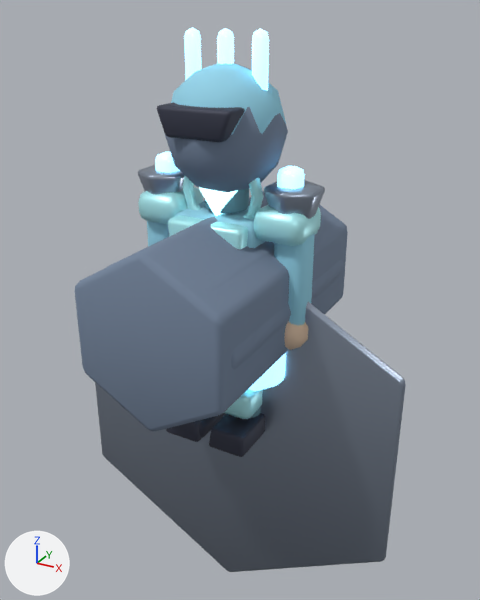
A saved change to the glTF model public/assets/models/characters/frostmage.glb.
Before and after are seen from a 50 mm camera at (1.64, -2.85, 2.23) aimed at (0.01, 0.13, 0.75). Lighting does not change. The marker at lower left points along +X, +Y and +Z. The first picture is the older version. Where no turn or scale is listed for an object, it has been applied to the vertices.

Names of what the first picture shows: 'LOD1_PROXY_body', 'LOD2_PROXY_body', 'LOD2_PROXY_head', 'arm.R', 'bootToe.R', 'crest.iceHead', 'helmetBrow', 'shoulder.L', 'shoulder.R', 'shoulderCap.1', 'torsoShell', 'weapon.shaft' and 17 more.
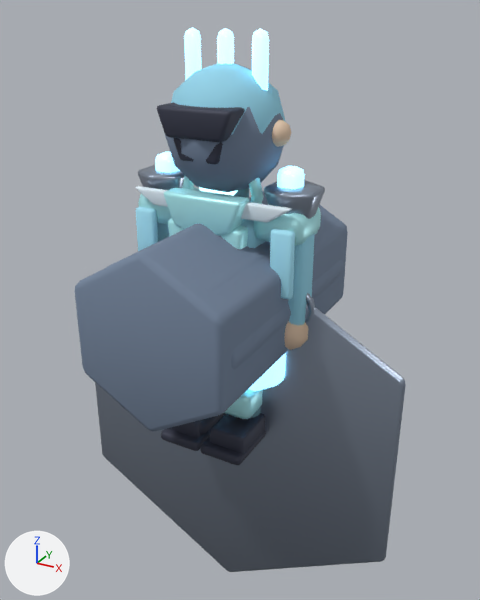
Where the change shows, as pixel boxes [x1, y1, x2, y2] in the pictures (480 x 600 px):
'collarFront', added (cyan): after [164, 187, 250, 236]
'armPanel.R', added (cyan): after [270, 229, 295, 299]
'allyShoulderTrim', added (pale blue): after [136, 186, 292, 223]
'armPanel.L', added (cyan): after [136, 207, 158, 251]
'bootSole.R', added: after [200, 430, 266, 465]
'bootSole.L', added: after [161, 416, 224, 451]
'ear.R', added: after [272, 120, 291, 147]
'chinGuard', added: after [173, 138, 223, 165]
'wristBand.R', added (mostly hidden): after [305, 293, 315, 324]
'shoulder.L', unchanged, covered by the edit: before [138, 187, 203, 224]; after [138, 187, 200, 224]

The edits, one by one:
Material 'MAT_frostmage_snow' (mat_mat_frostmage_snow) is new.
Its base color is (0.78, 0.9, 0.98) (pale blue #e5f3fd).
Its roughness is 0.72.
Material 'MAT_frostmage_clothLight' (mat_mat_frostmage_clothlight) is new.
Its base color is (0.404, 0.829, 1.0) (cyan #aaebff).
Its roughness is 0.82.
Mesh me_collarfrontmesh_009 is new.
It has 70 vertices, 136 faces and spans x -0.213..0.213, y -0.06..0.06, z 1.204..1.42.
It uses material mat_mat_frostmage_accent (cyan #b8f9ff).
Mesh me_chinguardmesh_009 is new.
It has 56 vertices, 108 faces and spans x -0.135..0.135, y -0.055..0.055, z 1.58..1.69.
It uses material mat_mat_frostmage_dark (greyish blue #3c3f50).
Mesh me_cube_339 is new.
It has 56 vertices, 108 faces and spans x -0.125..0.125, y -0.215..0.215, z -0.03..0.03.
It uses material mat_mat_frostmage_dark (greyish blue #3c3f50).
Mesh me_allyshouldertrimmesh_009 is new.
It has 56 vertices, 108 faces and spans x -0.434..0.434, y -0.023..0.022, z 1.32..1.4.
It uses material mat_mat_frostmage_snow (pale blue #e5f3fd).
Mesh me_torus_041 is new.
It has 188 vertices, 376 faces and spans x -0.123..0.123, y -0.018..0.018, z -0.123..0.123.
It uses material mat_mat_frostmage_metal (grey #9eaabc).
Mesh me_cube_338 is new.
It has 56 vertices, 108 faces and spans x -0.06..0.06, y -0.023..0.023, z -0.17..0.17.
It uses material mat_mat_frostmage_clothlight (cyan #aaebff).
Mesh me_cube_336 is new.
It has 56 vertices, 108 faces and spans x -0.06..0.06, y -0.023..0.023, z -0.17..0.17.
It uses material mat_mat_frostmage_clothlight (cyan #aaebff).
Mesh me_icosphere_159 is new.
It is an icosphere of 80 faces spanning x -0.0618..0.0618, y -0.065..0.065, z -0.065..0.065.
It uses material mat_mat_frostmage_skin (beige #e5c8ad).
Object 'collarFront' (ob_collarfront) is new; it shows me_collarfrontmesh_009.
Its location is (0.0, -0.2, 0.0).
Object 'chinGuard' (ob_chinguard) is new; it shows me_chinguardmesh_009.
Its location is (0.0, -0.215, 0.0).
Object 'bootSole.R' (ob_bootsole_r) is new; it shows me_cube_339.
Its location is (0.13, -0.12, 0.035).
Object 'bootSole.L' (ob_bootsole_l) is new; it shows a copy of me_cube_339.
Its location is (-0.13, -0.12, 0.035).
Object 'allyShoulderTrim' (ob_allyshouldertrim) is new; it shows me_allyshouldertrimmesh_009.
Its location is (0.0, -0.17, 0.0).
Object 'wristBand.R' (ob_wristband_r) is new; it shows me_torus_041.
Its location is (0.39, -0.01, 0.84).
Object 'armPanel.R' (ob_armpanel_r) is new; it shows me_cube_338.
Its location is (0.39, -0.16, 1.12).
Object 'armPanel.L' (ob_armpanel_l) is new; it shows me_cube_336.
Its location is (-0.39, -0.16, 1.12).
Object 'ear.R' (ob_ear_r) is new; it shows me_icosphere_159.
Its location is (0.275, 0.0, 1.7).
